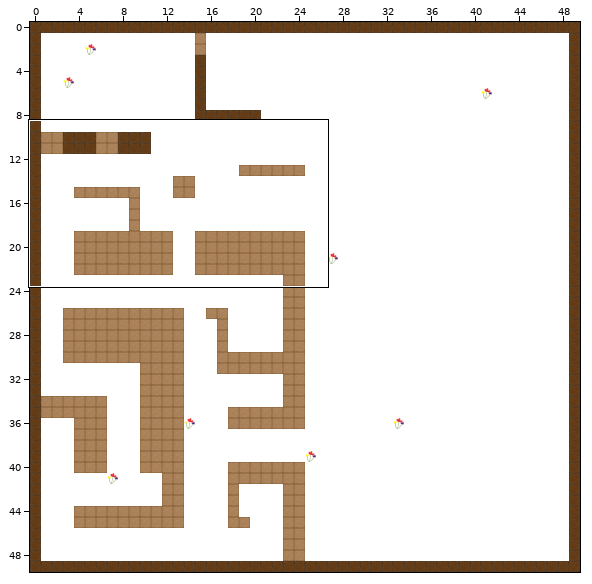
Tiled map, stored at Project/Apps/Bugs/data/levels/level2/level.tmx. The first picture is a wide view before the edit; the outline marks the close-up.
Close-up. Before the edit:
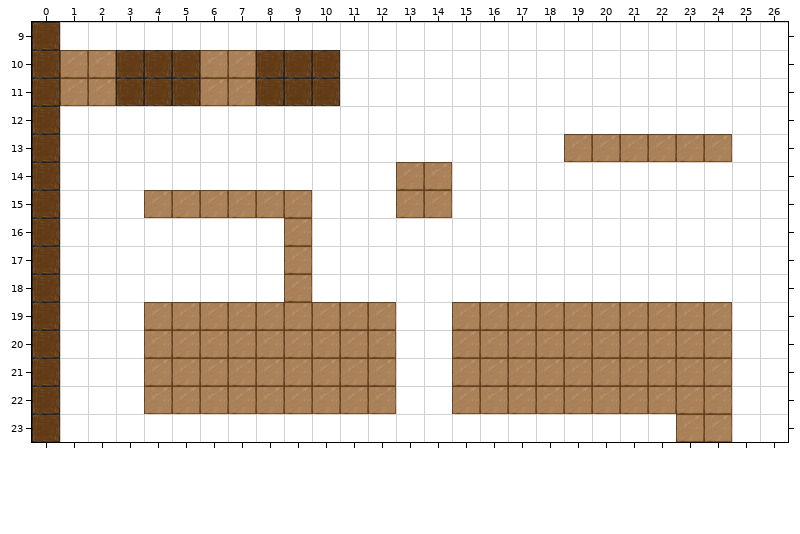
Cells are 64x64 px. Shown: x 0..26, y 9..23. The commit also changed other parts of the map, which this record leaves out.
Now the later version:
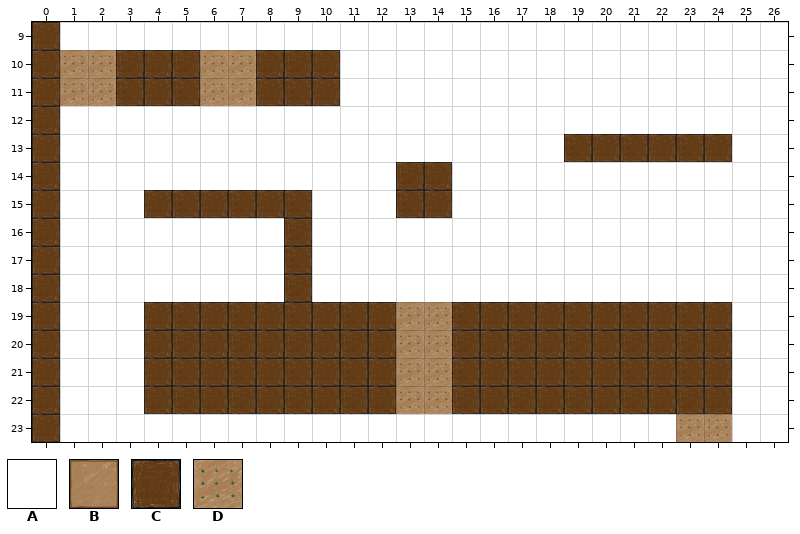
Key: from "TopDownDesert": A 1, B 2, C 4, D 5.
_ is an empty cell.
Edits made:
Layer "GroundLayer":
There is now tile D in row 23 at x 23 to 24.
The edit turns tile A into tile D in rows 19 to 22 at x 13 to 14.
The edit turns tile B into tile D in rows 10 to 11 at x 1 to 2 and 6 to 7.
Layer "WallsLayer":
The edit turns tile B into tile C in row 13 at x 19 to 24; in row 14 at x 13 to 14; in row 15 at x 4 to 9 and 13 to 14; in rows 16 to 18 at x 9; in rows 19 to 22 at x 4 to 12 and 15 to 24.
Tile B is gone in row 23 at x 23 to 24.
Pixel boxes of the changes (left, top, right, bottom) in both close-ups:
changed: (60, 50, 116, 106)
changed: (200, 50, 256, 106)
changed: (564, 134, 732, 162)
changed: (144, 162, 732, 442)
